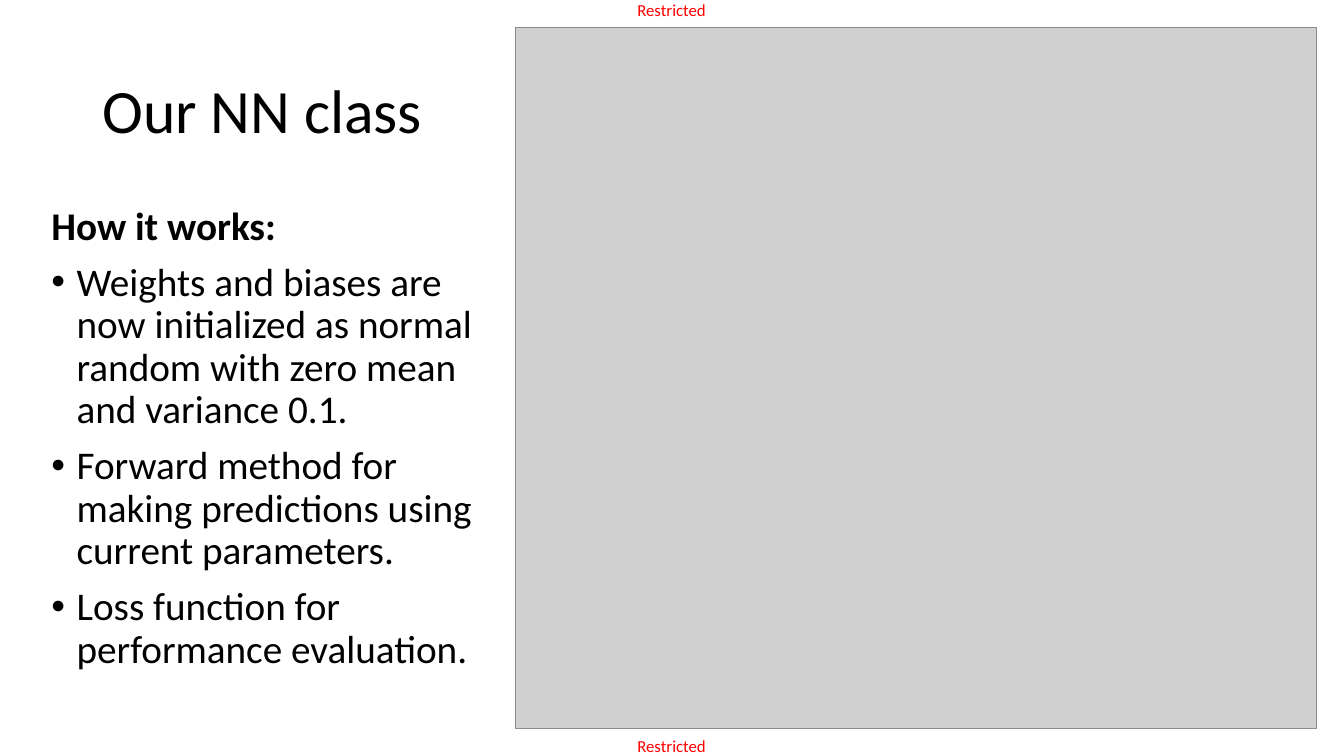
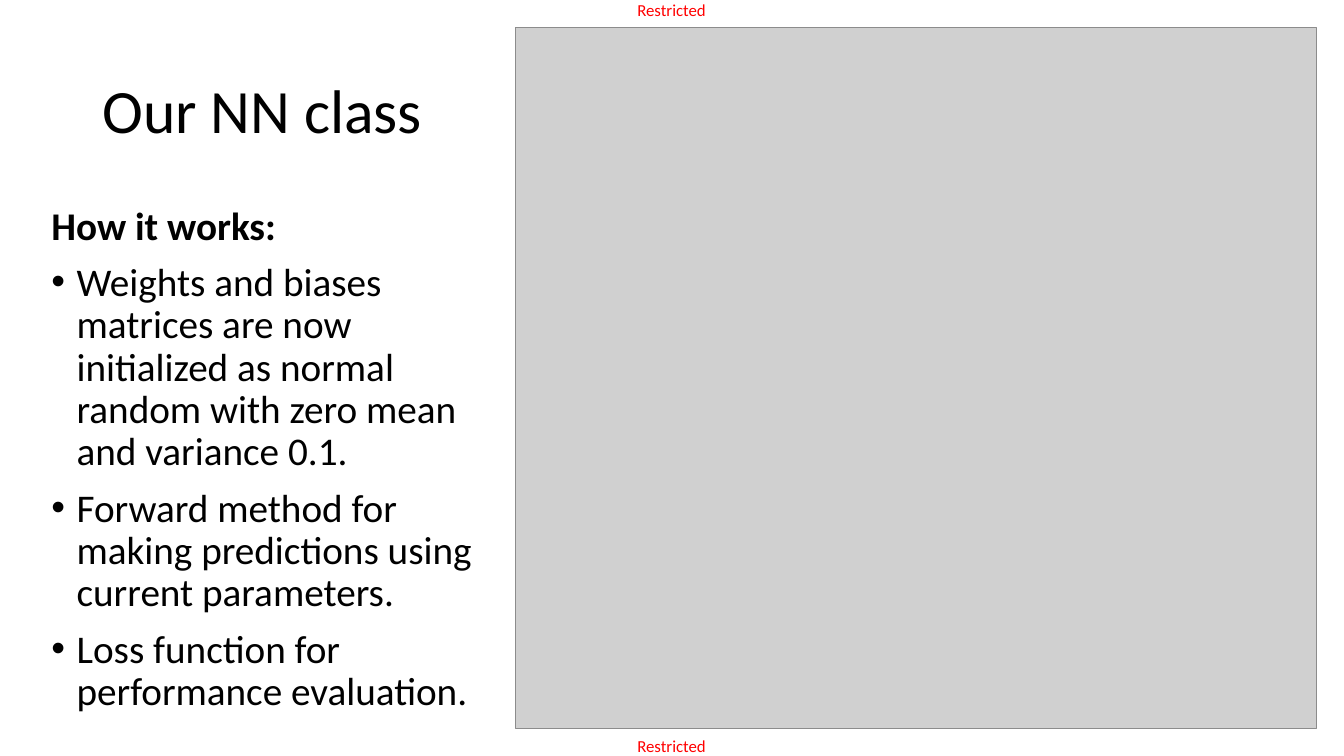
Before and after one commit to matthieudemari/SUTD_DL_50_039, a slide deck: slide 6 of W2/1. W2S1 final/W2S1.pptx. Drawn at 1344x756 pixels with LibreOffice and Linux fonts; fonts in the diff are those of the drawing; grey boxes stand for pictures. Boxes give left, top, right and bottom in pixels: in the first picture for what was removed or moved away, otherwise in the second. Text is boxed around its words. In the diff, an @@ line names an element or a change of style, - is before the commit and + after.

```diff
--- a/W2/1. W2S1 final/W2S1.pptx
+++ b/W2/1. W2S1 final/W2S1.pptx
@@ text at [77,268,456,466]: text changed @@
-• Weights and biases are now initialized as normal random with zero mean and variance 0.1.
+• Weights and biases matrices are now initialized as normal random with zero mean and variance 0.1.
```
Also in this commit, not shown: 15 other slides changed, 6 other files.
